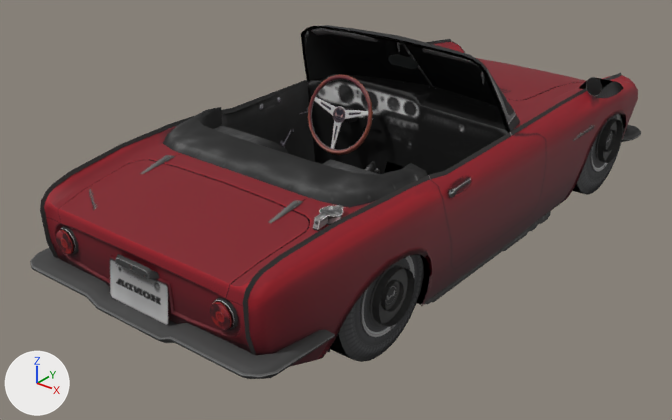
Two versions of the glTF model dealership/public/gran-turismo-4/previews/hond0066.glb, one commit apart.
Rendered twice from a 50 mm lens placed at (2.47, -3.56, 2.16), pointed at (-0.11, -0.34, 0.16). The axes (+X, +Y, +Z) are drawn at lower left. The lights are the same throughout. The first picture is the older version. Vertices at exactly the same position are counted once.

Script lines for the objects in view, before the commit:
```python
ob_body = bpy.data.objects.new('body', me_body)
ob_body.location = (0.0, 0.0, 0.0)
ob_tire_front_left = bpy.data.objects.new('tire_front_left', me_tire_front)
ob_tire_front_left.location = (0.609, -1.0, 0.286)
ob_tire_front_right = bpy.data.objects.new('tire_front_right', me_tire_front)
ob_tire_front_right.location = (-0.609, -1.0, 0.286)
ob_tire_front_right.scale = (-1.0, 1.0, 1.0)
ob_tire_rear_left = bpy.data.objects.new('tire_rear_left', me_tire_rear)
ob_tire_rear_left.location = (0.607, 1.0, 0.312)
ob_tire_rear_right = bpy.data.objects.new('tire_rear_right', me_tire_rear)
ob_tire_rear_right.location = (-0.607, 1.0, 0.312)
ob_tire_rear_right.scale = (-1.0, 1.0, 1.0)
ob_wheel_front_right = bpy.data.objects.new('wheel_front_right', me_wheel_front)
ob_wheel_front_right.location = (-0.609, -1.0, 0.286)
ob_wheel_front_right.scale = (-1.0, 1.0, 1.0)
ob_wheel_rear_right = bpy.data.objects.new('wheel_rear_right', me_wheel_rear)
ob_wheel_rear_right.location = (-0.607, 1.0, 0.312)
ob_wheel_rear_right.scale = (-1.0, 1.0, 1.0)
```
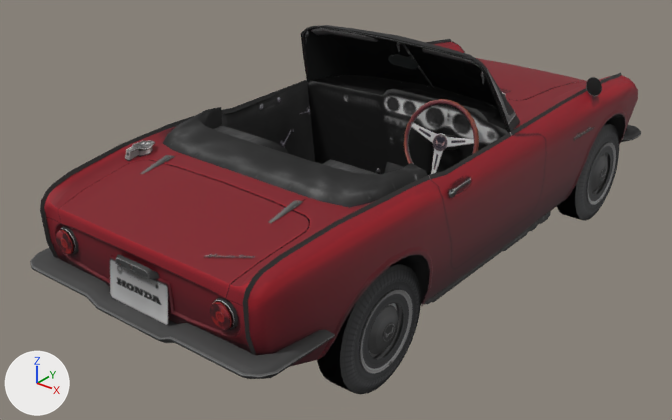
Where the change shows, as pixel boxes [x1, y1, x2, y2] in the pictures (672 x 420 px; the box of a moved part takes in the faces that stretch with it):
'tire_rear_right', reshaped, moved, rescaled (not visible before)
    after: [317, 262, 421, 394]
'tire_front_right', reshaped, moved, rescaled (mostly hidden before)
    before: [126, 153, 216, 180]
    after: [557, 123, 619, 221]
'wheel_rear_right', moved, rescaled (not visible before)
    after: [359, 289, 413, 374]
'wheel_front_right', moved, rescaled (not visible before)
    after: [586, 142, 616, 205]
part 1 of me_body, moved or reshaped (not visible afterwards)
    before: [370, 263, 408, 327]
part 2 of me_body, moved or reshaped (not visible afterwards)
    before: [370, 266, 415, 327]
part 3 of me_body, moved or reshaped (not visible afterwards)
    before: [381, 280, 404, 312]
part 4 of me_body, moved or reshaped (not visible afterwards)
    before: [596, 116, 617, 164]
part 5 of me_body, moved or reshaped (not visible afterwards)
    before: [595, 119, 623, 163]
part 6 of me_body, moved or reshaped (not visible afterwards)
    before: [603, 129, 616, 152]
part 7 of me_body, moved or reshaped
    before: [46, 26, 629, 361]
    after: [45, 26, 629, 361]
part 8 of me_body, moved or reshaped
    before: [343, 107, 358, 122]
    after: [445, 135, 459, 150]
part 9 of me_body, moved or reshaped
    before: [314, 96, 368, 149]
    after: [411, 122, 474, 174]
part 10 of me_body, moved or reshaped
    before: [308, 74, 373, 155]
    after: [404, 99, 479, 164]
part 11 of me_body, moved or reshaped (mostly hidden)
    both: [384, 162, 404, 173]
part 12 of me_body, moved or reshaped (not visible afterwards)
    before: [364, 161, 375, 171]
part 13 of me_body, moved or reshaped
    both: [30, 25, 641, 379]
part 14 of me_tire_front, moved or reshaped
    before: [128, 153, 424, 362]
    after: [557, 123, 619, 221]
part 15 of me_tire_rear, moved or reshaped
    before: [572, 78, 624, 195]
    after: [317, 262, 421, 394]

What changed in the scene script:
```text
Change me_body:
    remove me_body.from_pydata(...)  # 2258 vertices, 3311 faces; spans x -0.72..0.72, y -1.73..1.55, z -0.01..0.99
    add me_body.from_pydata(...)  # 2258 vertices, 3311 faces; spans x -0.71..0.71, y -1.73..1.55, z -0.02..0.99
    me_body part 1: the loose piece of 24 vertices spanning x 0.69, y -1.13..-0.87, z 0.16..0.42 is moved by (-0.16, 2.0, -0.17)
    me_body part 2: the loose piece of 54 vertices spanning x 0.67..0.72, y -1.12..-0.88, z 0.17..0.41 is mirrored in x about its middle, then moved by (-0.17, 2.0, -0.17)
    me_body part 3: the loose piece of 36 vertices spanning x 0.65..0.71, y -1.06..-0.94, z 0.22..0.35 is mirrored in x about its middle, then moved by (-0.15, 2.0, -0.17)
    me_body part 4: the loose piece of 24 vertices spanning x 0.69, y 0.87..1.13, z 0.18..0.44 is moved by (-0.16, -2.0, -0.2)
    me_body part 5: the loose piece of 54 vertices spanning x 0.67..0.72, y 0.88..1.12, z 0.19..0.43 is mirrored in x about its middle, then moved by (-0.17, -2.0, -0.2)
    me_body part 6: the loose piece of 36 vertices spanning x 0.65..0.71, y 0.94..1.06, z 0.25..0.37 is mirrored in x about its middle, then moved by (-0.15, -2.0, -0.2)
    me_body part 7: the loose piece of 742 vertices spanning x -0.71..0.71, y -1.68..1.51, z 0.04..0.99 is mirrored in x about its middle
    me_body part 8: the loose piece of 16 vertices spanning x -0.34..-0.27, y -0.08..0.2, z 0.42..0.57 is mirrored in x about the mesh origin
    me_body part 9: the loose piece of 48 vertices spanning x -0.48..-0.13, y -0.13..-0.05, z 0.37..0.59 is mirrored in x about the mesh origin
    me_body part 10: the loose piece of 96 vertices spanning x -0.51..-0.1, y -0.14..0.0, z 0.34..0.73 is mirrored in x about the mesh origin
    me_body part 11: the loose piece of 14 vertices spanning x -0.09..0.09, y -0.68..0.05, z 0.09..0.31 is mirrored in x about its middle
    me_body part 12: the loose piece of 16 vertices spanning x -0.14..-0.06, y -0.38..-0.01, z 0.09..0.31 is mirrored in x about the mesh origin
    me_body part 13: 740 of the vertices in x -0.7..0.7, y -1.73..1.55, z -0.01..0.99 are mirrored in x about their middle
    other edits to the shape of me_body do not show in these pictures
Change me_tire_front:
    remove me_tire_front.from_pydata(...)  # 120 vertices, 208 faces; spans x -0.068..0.068, y -0.286..0.286, z -0.285..0.285
    add me_tire_front.from_pydata(...)  # 120 vertices, 208 faces; spans x -0.068..0.068, y -0.273..0.273, z -0.272..0.272
    me_tire_front part 14: 120 of 120 vertices moved; they spanned x -0.068..0.068, y -0.286..0.286, z -0.285..0.285 and now span x -0.068..0.068, y -0.273..0.273, z -0.272..0.272; mean shift (0.0, 0.0, 0.0)
Change me_tire_rear:
    remove me_tire_rear.from_pydata(...)  # 120 vertices, 208 faces; spans x -0.068..0.068, y -0.312..0.312, z -0.31..0.31
    add me_tire_rear.from_pydata(...)  # 120 vertices, 208 faces; spans x -0.068..0.068, y -0.273..0.273, z -0.272..0.272
    me_tire_rear part 15: 120 of 120 vertices moved; they spanned x -0.068..0.068, y -0.312..0.312, z -0.31..0.31 and now span x -0.068..0.068, y -0.273..0.273, z -0.272..0.272; mean shift (0.0, 0.0, 0.0)
Change ob_wheel_front_right:
    ob_wheel_front_right.scale: (-1.0, 1.0, 1.0) -> (1.0, 1.0, 1.0)
    ob_wheel_front_right.location: (-0.609, -1.0, 0.286) -> (0.609, 1.0, 0.113)
Change ob_tire_front_right:
    ob_tire_front_right.scale: (-1.0, 1.0, 1.0) -> (1.0, 1.0, 1.0)
    ob_tire_front_right.location: (-0.609, -1.0, 0.286) -> (0.609, 1.0, 0.113)
Change ob_wheel_rear_right:
    ob_wheel_rear_right.scale: (-1.0, 1.0, 1.0) -> (1.0, 1.0, 1.0)
    ob_wheel_rear_right.location: (-0.607, 1.0, 0.312) -> (0.607, -1.0, 0.113)
Change ob_tire_rear_right:
    ob_tire_rear_right.scale: (-1.0, 1.0, 1.0) -> (1.0, 1.0, 1.0)
    ob_tire_rear_right.location: (-0.607, 1.0, 0.312) -> (0.607, -1.0, 0.113)
```
